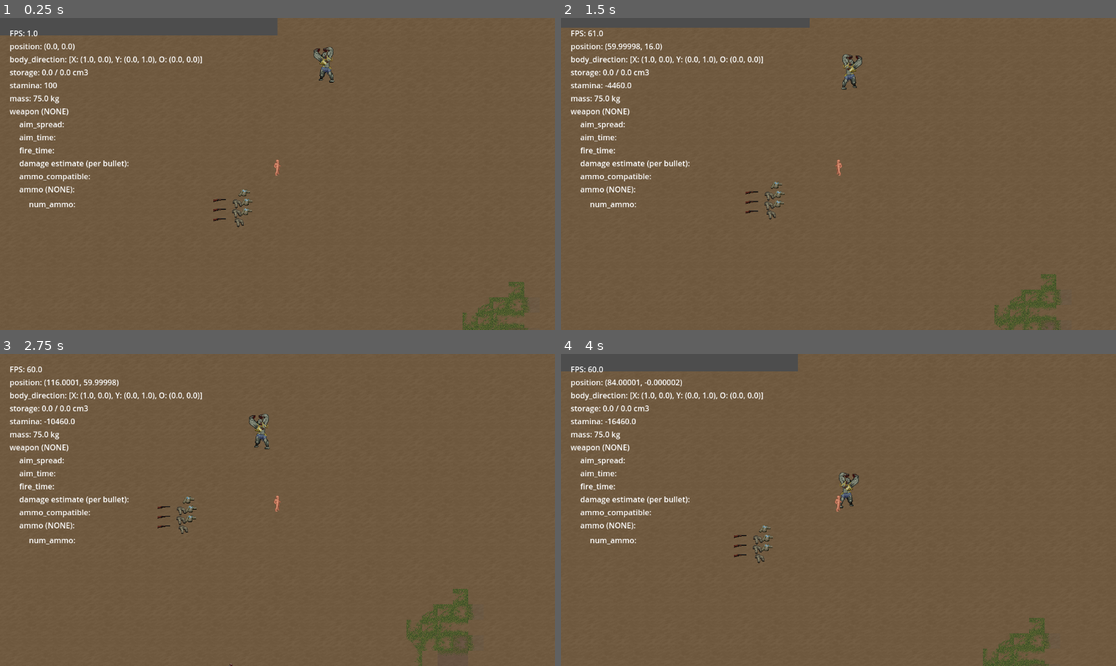
Above: before the commit, frames 1-4 (two rows, left to right).
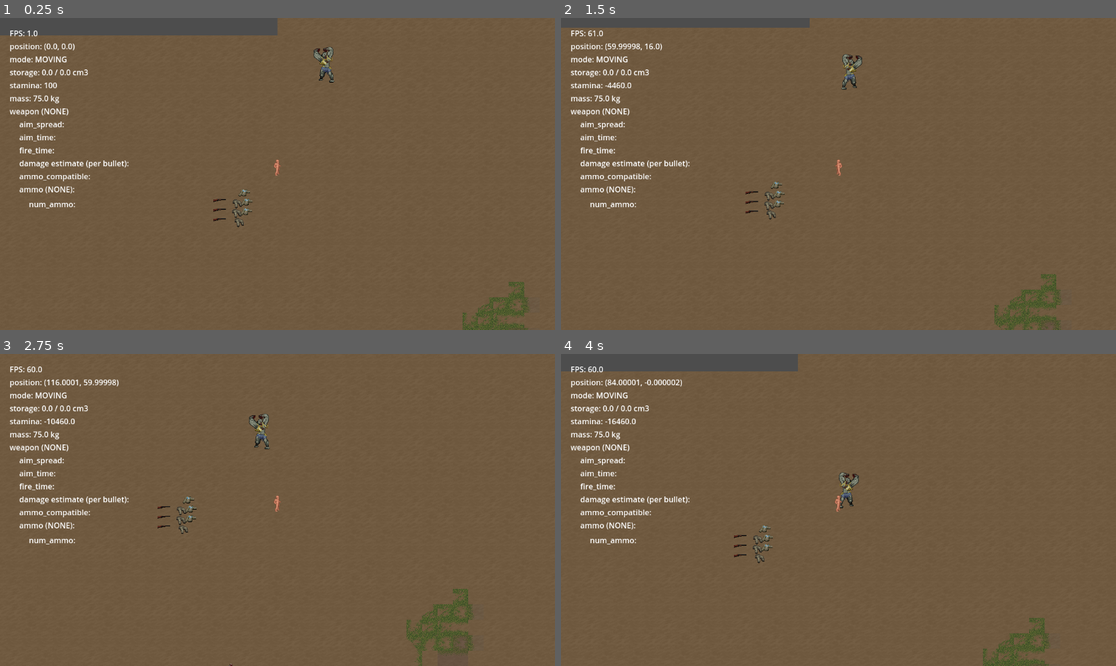
Above: after the commit, the same moments.

Repository: tegaki-tegaki/z_game
Game: Godot game, scene res://world/main.tscn
The game is run twice, just before and just after one commit, with the same random seed, the same clock (stepped at 60 frames per second) and the same inputs.
Inputs (mouse positions are in pixels of both pictures, inside the frame that each line leads up to):
- Up to frame 1 (0.25 s): no input
- Up to frame 2 (1.5 s): tap Enter at 0.5 s; move the mouse to (960, 158) at 0.52 s; hold D (move_right) 0.53-1.28 s; tap F (equip_target) at 0.6 s; tap G (grab_target) at 0.8, 1.35 s; move the mouse to (727, 189) at 1.27 s; hold S (move_down) from 1.28 s (still down)
- Up to frame 3 (2.75 s): tap F (equip_target) at 1.55 s; move the mouse to (333, 441) at 2.02 s; release S (move_down) at 2.03 s; hold D (move_right) from 2.03 s (still down); hold Right mouse button (aim_weapon) from 2.03 s (still down); tap G (grab_target) at 2.3 s
- Up to frame 4 (4 s): move the mouse to (810, 572) at 2.77 s; release D (move_right) at 2.78 s; release Right mouse button (aim_weapon) at 2.78 s; hold W (move_up) 2.78-3.53 s; tap F (equip_target) at 2.85 s; move the mouse to (1005, 556) at 3.52 s; hold A (move_left) from 3.53 s (still down); click (1005, 556) at 3.6 s; tap G (grab_target) at 3.8 s

The runs differ from the first frame. In frame 1, 0.4% of the frame differs, in the area x 1-37%, y 12-15%; in frame 2, 0.4%; in frame 3, 0.4%; in frame 4, 0.4%.

Commit message:
highlight item (interaction)

Diff:
--- a/scripts/debug.gd
+++ b/scripts/debug.gd
@@ -15,7 +15,7 @@
 @onready var stamina: Label = %stamina
 @onready var mass: Label = %mass
 @onready var storage: Label = %storage
-@onready var body_direction: Label = %body_direction
+@onready var mode: Label = %mode
 
 
 # Called every frame. 'delta' is the elapsed time since the previous frame.
@@ -23,7 +23,7 @@
     fps.text = "FPS: %s" % [Engine.get_frames_per_second()]
     var player = get_tree().root.get_node("main/player") as Node2D
     if player:
-        body_direction.text = "body_direction: %s" % [player.body.transform]
+        mode.text = "mode: %s" % [str(Player.Mode.keys()[player.mode])]
         position_.text = "position: %s" % [player.position]
         stamina.text = "stamina: %s" % [player.stamina]
         storage.text = (
--- a/world/characters/player.gd
+++ b/world/characters/player.gd
@@ -11,7 +11,8 @@
 
 var can_act = true
 
-var is_aiming = false
+enum Mode { AIMING, MOVING, INTERACT_STORE, INTERACT_EQUIP }
+var mode: Mode = Mode.MOVING
 var aim_direction: Vector2
 
 
@@ -42,7 +43,8 @@
         handle_actions(delta)
     else:
         act(1.0, PlayerState.ActionType.WAIT)
-    handle_modes()
+    handle_status()
+    handle_interact()
     aim_marker()
     zoom()
 
@@ -57,26 +59,40 @@
         return
     if handle_reload():
         return
-    if handle_equip_target():
-        return
-    if handle_store_target():
-        return
+
+func handle_interact():
+    handle_equip_target()
+    handle_store_target()
+    interact_marker()
+
+var highlighted_item: Item
+
+func interact_marker():
+    if [Mode.INTERACT_STORE, Mode.INTERACT_EQUIP].has(mode):
+        var item = interact.reachable_item()
+        if item:
+            if highlighted_item && item != highlighted_item:
+                highlighted_item.label.visible = false
+            highlighted_item = item
+            item.label.visible = true
+    else:
+        if highlighted_item:
+            highlighted_item.label.visible = false
 
 
 func handle_equip_target():
-    var attempt_wear = Input.is_action_just_pressed("equip_target")
-    if attempt_wear:
-        interact.equip_targeted()
+    var attempt_equip = Input.is_action_just_pressed("equip_target")
+    if attempt_equip:
+        mode = Mode.INTERACT_EQUIP
         return true
     return false
 
 func handle_store_target():
-    var attempt_grab = Input.is_action_just_pressed("grab_target")
-    if attempt_grab:
-        interact.store_targeted()
-        return true
-    return false
-
+    var attempt_store = Input.is_action_just_pressed("grab_target")
+    if attempt_store:
+        mode = Mode.INTERACT_STORE
+        return true
+    return false
 
 func handle_move():
     var input_vector = Input.get_vector(
@@ -87,8 +103,7 @@
     if input_vector.length() > 0:
         velocity = input_vector * speed
 
-        if is_aiming:
-            is_aiming = false
+        mode = Mode.MOVING
         set_aim_spread()
 
         var total_delta_mod = 1.0
@@ -108,6 +123,10 @@
 func handle_aim(delta):
     var attempt_aim = Input.is_action_pressed("aim_weapon")
     if attempt_aim:
+        if !mode == Mode.AIMING:
+            mode = Mode.AIMING
+            set_aim_spread()
+
         var wielded = interact.get_wielded()
         if !wielded:
             return
@@ -115,9 +134,6 @@
 
         act(1.0, PlayerState.ActionType.AIM)
 
-        if !is_aiming:
-            is_aiming = true
-            set_aim_spread()
 
         interact.aim_spread = move_toward(
             interact.aim_spread,
@@ -132,10 +148,17 @@
 func handle_fire():
     var attempt_fire = Input.is_action_just_pressed("fire_weapon")
     if attempt_fire:
-        disable_act(0.2)
-        act(1.0, PlayerState.ActionType.FIRE)
-        C.trigger_weapon(self)
-        return true
+        if mode == Mode.INTERACT_STORE:
+            interact.store_targeted()
+            return true
+        if mode == Mode.INTERACT_EQUIP:
+            interact.equip_targeted()
+            return true
+        elif mode == Mode.AIMING:
+            disable_act(0.2)
+            act(1.0, PlayerState.ActionType.FIRE)
+            C.trigger_weapon(self)
+            return true
     return false
 
 
@@ -160,7 +183,7 @@
 
 
 # this is only for non-time behaviour
-func handle_modes():
+func handle_status():
     var status = %status as Node2D
     status.position = body.base.position
     var run_mode = Input.is_action_pressed("run_hold")
--- a/world/item_types/clothing.tscn
+++ b/world/item_types/clothing.tscn
@@ -19,3 +19,14 @@
 shape = SubResource("CircleShape2D_k65cs")
 
 [node name="contains" type="Node2D" parent="."]
+
+[node name="label" type="Label" parent="."]
+visible = false
+z_index = 1
+texture_filter = 1
+anchors_preset = 10
+anchor_right = 1.0
+offset_bottom = 18.0
+grow_horizontal = 2
+theme_override_font_sizes/font_size = 13
+text = "Sweater"
--- a/world/item_types/item.gd
+++ b/world/item_types/item.gd
@@ -4,6 +4,7 @@
 @onready var sprite: Sprite2D = %sprite
 @onready var collision: CollisionShape2D = $CollisionShape2D
 @onready var contains: Node2D = $contains
+@onready var label: Label = $label
 
 var resource: ItemResource
 var owner_: Character
@@ -14,12 +15,12 @@
 func _ready():
     _set_sprite_state(State.WORLD)
     name = resource.name
+    label.text = resource.name
 
 
 func _process(_delta: float):
     if owner_:
         sprite.flip_h = owner_.body.direction == G.Direction.LEFT
-
 
 ## must load item upon instantiation, before adding to the tree
 func load_item(item: ItemResource):
--- a/world/item_types/item.tscn
+++ b/world/item_types/item.tscn
@@ -19,3 +19,14 @@
 shape = SubResource("CircleShape2D_k65cs")
 
 [node name="contains" type="Node2D" parent="."]
+
+[node name="label" type="Label" parent="."]
+visible = false
+z_index = 1
+texture_filter = 1
+anchors_preset = 10
+anchor_right = 1.0
+offset_bottom = 18.0
+grow_horizontal = 2
+theme_override_font_sizes/font_size = 13
+text = "Sweater"
--- a/world/item_types/weapon.tscn
+++ b/world/item_types/weapon.tscn
@@ -17,3 +17,14 @@
 
 [node name="CollisionShape2D" type="CollisionShape2D" parent="."]
 shape = SubResource("CircleShape2D_7qivn")
+
+[node name="label" type="Label" parent="."]
+visible = false
+z_index = 1
+texture_filter = 1
+anchors_preset = 10
+anchor_right = 1.0
+offset_bottom = 18.0
+grow_horizontal = 2
+theme_override_font_sizes/font_size = 13
+text = "Sweater"
--- a/world/main.tscn
+++ b/world/main.tscn
@@ -48,7 +48,7 @@
 unique_name_in_owner = true
 layout_mode = 2
 
-[node name="body_direction" type="Label" parent="CanvasLayer/MarginContainer/debug"]
+[node name="mode" type="Label" parent="CanvasLayer/MarginContainer/debug"]
 unique_name_in_owner = true
 layout_mode = 2
 
